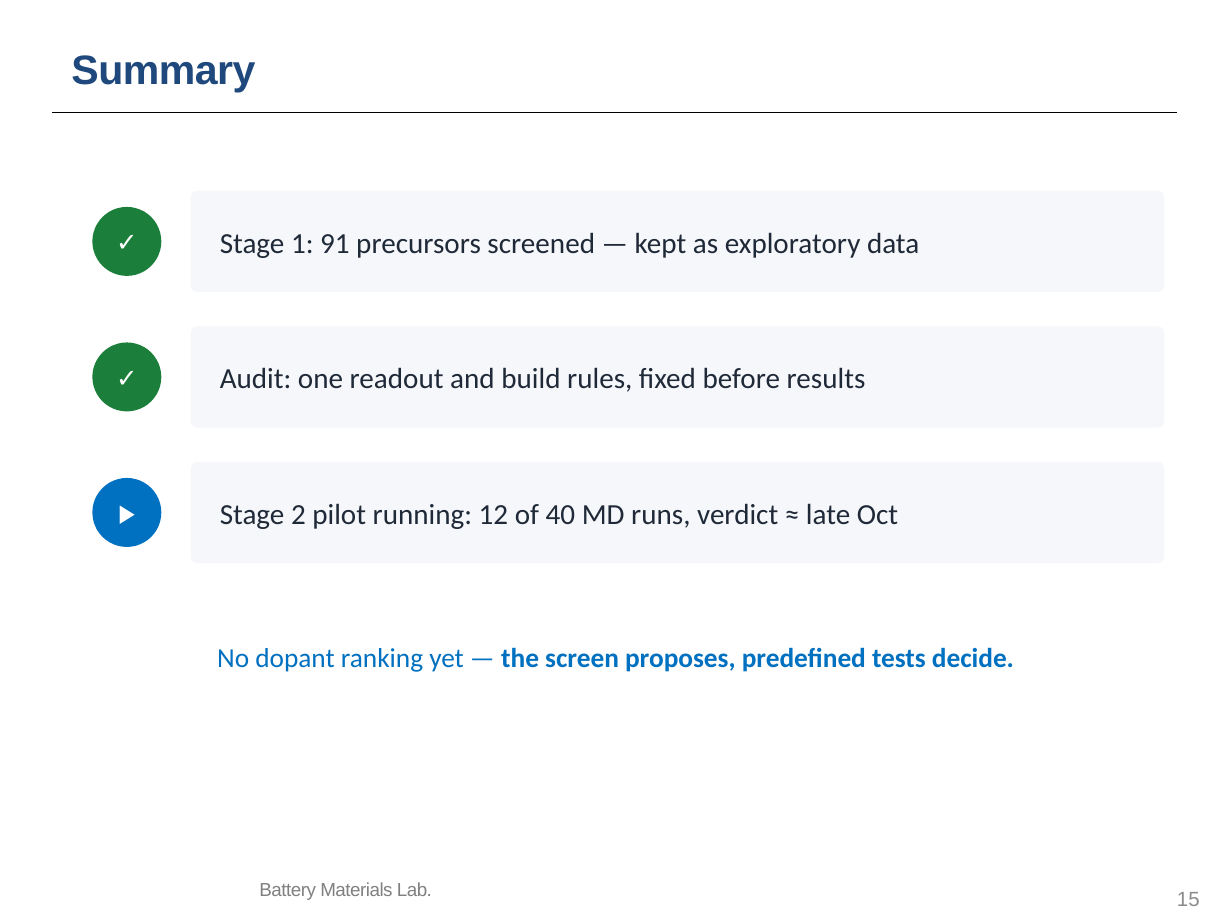
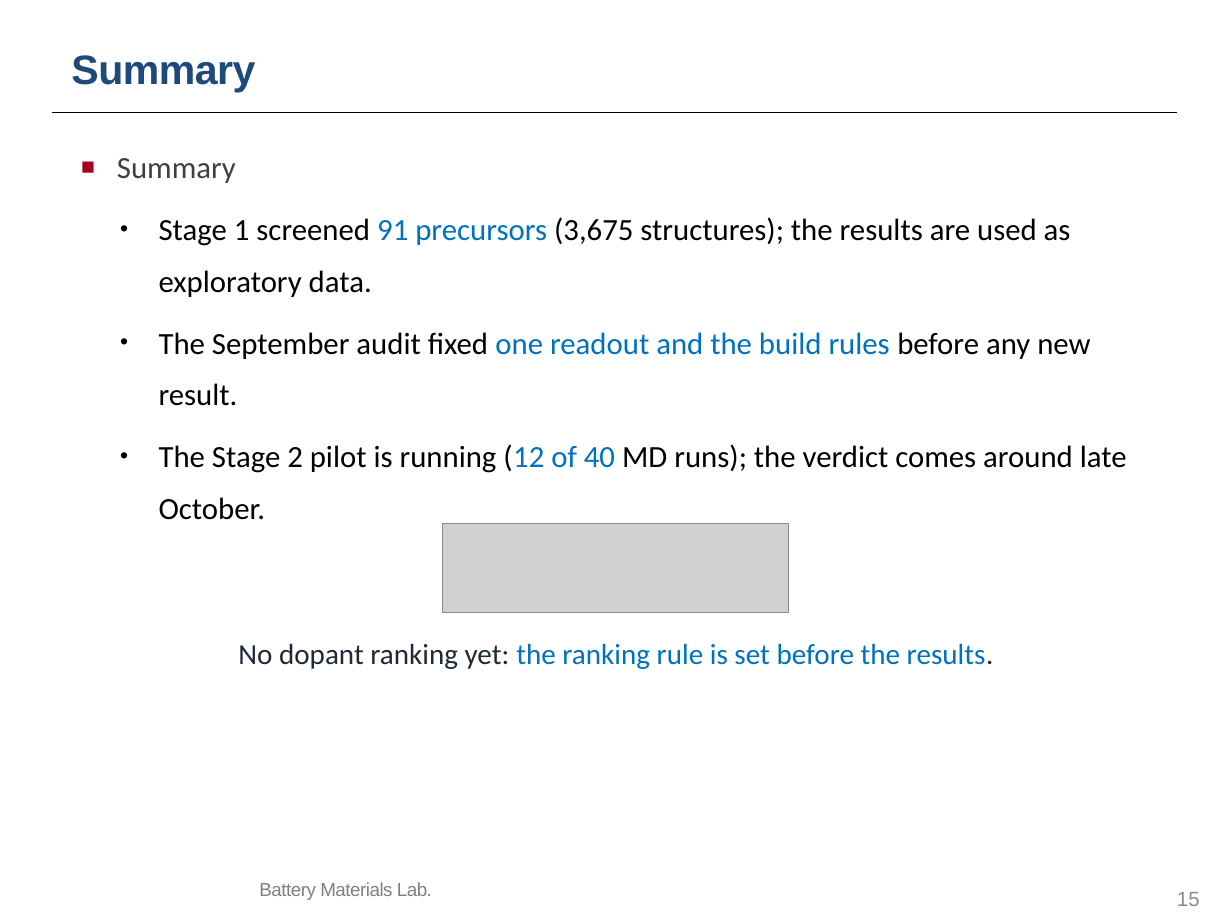
Before and after one commit to yonghoon7153-source/Yonghoon-DEM-DFT, a slide deck: slide 15 of kb/seminars/Research_Seminar_2026_10_13_cascade_progress_lean.pptx. Drawn at 1232x924 pixels with LibreOffice and Linux fonts; fonts in the diff are those of the drawing; grey boxes stand for pictures; background and template pictures are left out. Boxes give left, top, right and bottom in pixels: in the first picture for what was removed or moved away, otherwise in the second. Text is boxed around its words. In the diff, an @@ line names an element or a change of style, - is before the commit and + after.

```diff
--- a/kb/seminars/Research_Seminar_2026_10_13_cascade_progress_lean.pptx
+++ b/kb/seminars/Research_Seminar_2026_10_13_cascade_progress_lean.pptx
@@ text added at (117,158,1127,520), 18 pt, text #000000 @@
+■ Summary
+• Stage 1 screened 91 precursors (3,675 structures); the results are used as exploratory data.
+• The September audit fixed one readout and the build rules before any new result.
+• The Stage 2 pilot is running (12 of 40 MD runs); the verdict comes around late October.
@@ ellipse removed at (92,207,161,276) @@
-✓
@@ rounded rectangle removed at (191,191,1164,292) @@
-Stage 1: 91 precursors screened — kept as exploratory data
@@ rounded rectangle removed at (191,326,1164,428) @@
-Audit: one readout and build rules, fixed before results
@@ ellipse removed at (92,342,161,411) @@
-✓
@@ ellipse removed at (92,478,161,547) @@
-▶
@@ rounded rectangle removed at (191,462,1164,563) @@
-Stage 2 pilot running: 12 of 40 MD runs, verdict ≈ late Oct
@@ picture added at (442,524,788,612) @@
@@ text at (238,643,994,669): text changed; size 16 to 17 pt; bold off @@
-No dopant ranking yet — the screen proposes, predefined tests decide.
+No dopant ranking yet: the ranking rule is set before the results.
```
Also in this commit, not shown: 12 other slides changed, 11 other files.
